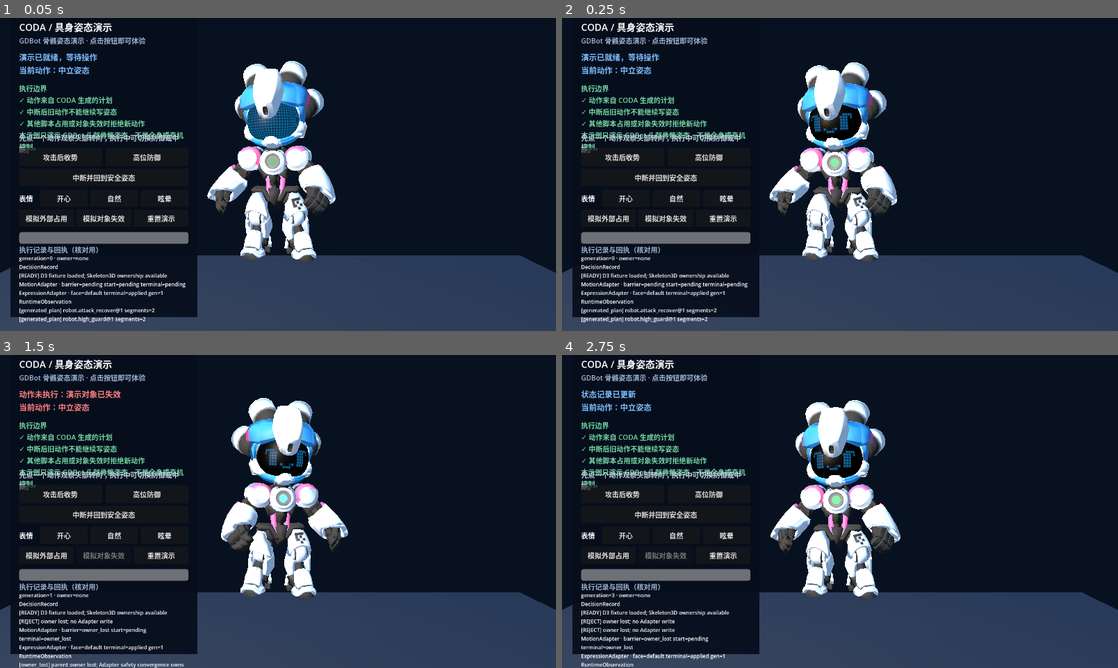
Above: before the commit, frames 1-4 (two rows, left to right).
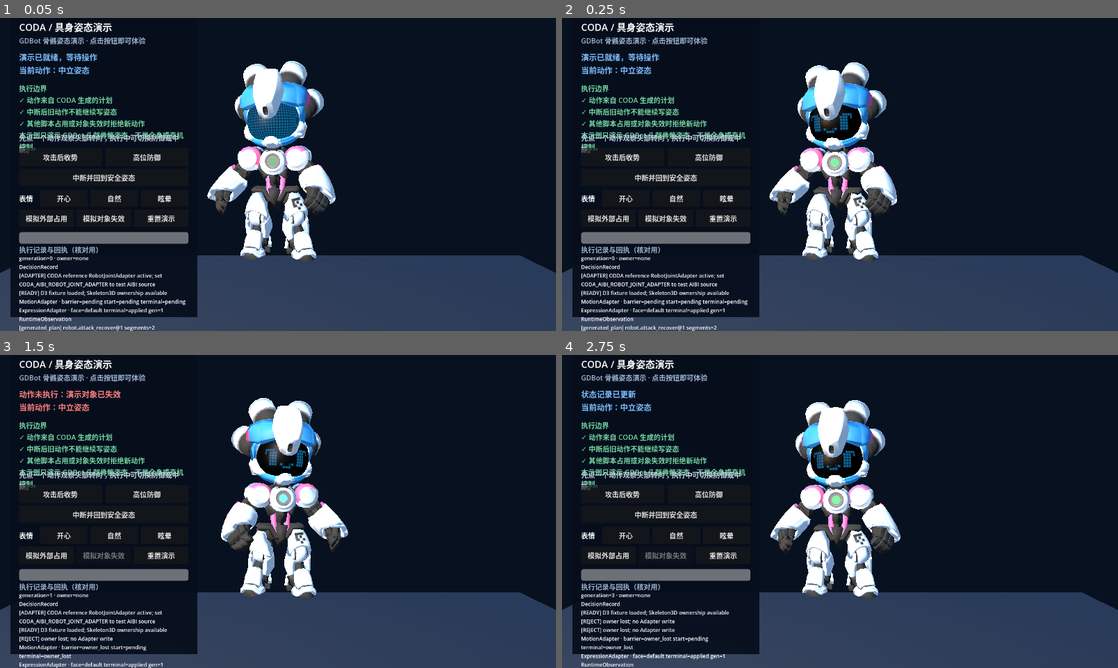
Above: after the commit, the same moments.

Repository: guileen/godot-coda-engine
Game: Godot game, scene res://scenes/d3_skeleton_transition.tscn
Two runs of this game, one before a commit and one after it. Both use one fixed random seed, a clock stepped at 60 frames per second and the inputs below.
Inputs:
- Up to frame 1 (0.05 s): no input
- Up to frame 2 (0.25 s): no input
- Up to frame 3 (1.5 s): click "模拟对象失效" at 0.5 s; tap Enter at 1.25 s; hold D from 1.28 s (still down); tap I at 1.35 s
- Up to frame 4 (2.75 s): tap O at 1.55, 2.1 s; release D at 2.03 s; hold A from 2.03 s (still down); tap I at 2.3 s

The runs differ from the first frame. In frame 1, 1.6% of the frame differs, in the area x 3-34%, y 81-100%; in frame 2, 1.6%; in frame 3, 1.4%; in frame 4, nothing differs.

Commit message:
Connect D3 demo to AIBI robot adapter

Diff:
--- /dev/null
+++ b/demos/d3-skeleton-transition/scripts/coda_aibi_robot_adapter_bridge.gd
@@ -0,0 +1,246 @@
+class_name CodaAibiRobotAdapterBridge
+extends RefCounted
+
+## Adds CODA plan admission and generation ownership around AIBI's public
+## RobotJointAdapter API, then projects its joint state onto the GDBot skeleton.
+## The wrapped adapter remains the trajectory/interruption executor.
+
+signal command_rejected(reason: String)
+signal terminal_receipt(generation: int, state: String)
+
+const JOINT_PROFILE := {
+	"head_pitch": {"min_deg": -15.0, "max_deg": 25.0, "max_speed_deg_s": 90.0},
+	"head_yaw": {"min_deg": -60.0, "max_deg": 60.0, "max_speed_deg_s": 120.0},
+	"head_roll": {"min_deg": -20.0, "max_deg": 20.0, "max_speed_deg_s": 90.0},
+}
+
+var backend: Variant
+var skeleton: Skeleton3D
+var current: Dictionary = {}
+var _generation := -1
+var _plan_id := ""
+var _active_duration_ms := 0.0
+var _elapsed_ms := 0.0
+var _was_executing := false
+var _head_bone := -1
+
+func _init(aibi_adapter: Variant, target_skeleton: Skeleton3D) -> void:
+	backend = aibi_adapter
+	skeleton = target_skeleton
+	if backend == null or skeleton == null:
+		return
+	for joint_name in JOINT_PROFILE:
+		backend.register_joint(
+			joint_name,
+			float(JOINT_PROFILE[joint_name].min_deg),
+			float(JOINT_PROFILE[joint_name].max_deg),
+			float(JOINT_PROFILE[joint_name].max_speed_deg_s)
+		)
+		current[joint_name] = float(backend.get_joint_value(joint_name))
+	_head_bone = skeleton.find_bone("head")
+	_project_head_pose()
+
+func submit_transition_plan(plan: Dictionary, generation: int, tick_hz := 60.0) -> Dictionary:
+	if backend == null:
+		return _reject("aibi_adapter_unavailable")
+	if plan.get("plan_type") != "TransitionPlan" or plan.get("execution_authority") != "adapter_only":
+		return _reject("invalid_transition_plan")
+	var lease: Variant = plan.get("lease", null)
+	if not lease is Dictionary or int(lease.get("generation", -1)) != generation:
+		return _reject("invalid_plan_lease")
+	if generation <= _generation:
+		return _reject("stale_generation")
+	if tick_hz <= 0.0:
+		return _reject("invalid_tick_rate")
+	var segments: Array = plan.get("segments", [])
+	if segments.is_empty():
+		return _reject("empty_transition_plan")
+	var points: Array[Dictionary] = []
+	var elapsed_ticks := 0
+	var previous_end: Dictionary = {}
+	for index in range(segments.size()):
+		var segment: Dictionary = segments[index]
+		var start: Dictionary = segment.get("start", {})
+		var finish: Dictionary = segment.get("end", {})
+		var duration_ticks := int(segment.get("duration_ticks", 0))
+		if duration_ticks <= 0 or not _valid_pose(start) or not _valid_pose(finish) or not _same_joint_set(start, finish):
+			return _reject("invalid_plan_segment_state")
+		if index == 0:
+			if not _pose_matches(start):
+				return _reject("plan_start_state_mismatch")
+			points.append({"t_ms": 0.0, "joints": start.duplicate(true)})
+		elif not _poses_approx_equal(start, previous_end):
+			return _reject("discontinuous_plan_segment")
+		for joint_name in start:
+			var name := String(joint_name)
+			var speed_limit := float(JOINT_PROFILE[name].max_speed_deg_s)
+			var duration_seconds := float(duration_ticks) / tick_hz
+			var speed := absf(float(finish[joint_name]) - float(start[joint_name])) / duration_seconds
+			if speed > speed_limit + 0.001:
+				return _reject("joint_speed_limit:%s" % name)
+		elapsed_ticks += duration_ticks
+		points.append({
+			"t_ms": float(elapsed_ticks) * 1000.0 / tick_hz,
+			"joints": finish.duplicate(true),
+		})
+		previous_end = finish
+	var result: Dictionary = backend.submit_trajectory(points)
+	if not result.get("ok", false):
+		return _reject("aibi_trajectory_rejected:%s" % String(result.get("error", "unknown")))
+	_generation = generation
+	_plan_id = String(plan.get("plan_id", ""))
+	_active_duration_ms = float(points.back().t_ms)
+	_elapsed_ms = 0.0
+	_was_executing = true
+	_sync_from_backend()
+	return {
+		"ok": true,
+		"generation": _generation,
+		"plan_id": _plan_id,
+		"points": points.size(),
+		"duration_ms": _active_duration_ms,
+		"backend": "aibi.robot_joint_adapter",
+	}
+
+func interrupt_to(joint_targets: Dictionary, generation: int, transition_ms := 250) -> Dictionary:
+	if backend == null:
+		return _reject("aibi_adapter_unavailable")
+	if joint_targets.is_empty():
+		return _reject("empty_interrupt_target")
+	if generation <= _generation:
+		return _reject("stale_generation")
+	var duration := maxf(1.0, float(transition_ms))
+	for joint_name in joint_targets:
+		var name := String(joint_name)
+		if not JOINT_PROFILE.has(name):
+			return _reject("interrupt_unknown_joint:%s" % name)
+		var target := float(joint_targets[joint_name])
+		if not _within_joint_bounds(name, target):
+			return _reject("interrupt_joint_limit:%s" % name)
+		var speed := absf(target - float(current.get(name, 0.0))) / (duration / 1000.0)
+		if speed > float(JOINT_PROFILE[name].max_speed_deg_s) + 0.001:
+			return _reject("interrupt_speed_limit:%s" % name)
+	var result: Dictionary = backend.interrupt_to(joint_targets, int(duration))
+	if not result.get("ok", false):
+		return _reject("aibi_interrupt_rejected:%s" % String(result.get("error", "unknown")))
+	_generation = generation
+	_plan_id = "recovery.safe_neutral"
+	_active_duration_ms = duration
+	_elapsed_ms = 0.0
+	_was_executing = true
+	return {"ok": true, "generation": _generation, "transition_ms": duration}
+
+func tick(delta_seconds: float) -> void:
+	if backend == null:
+		return
+	backend.tick(delta_seconds)
+	_sync_from_backend()
+	if _was_executing:
+		_elapsed_ms = minf(_active_duration_ms, _elapsed_ms + maxf(0.0, delta_seconds) * 1000.0)
+		if not backend.is_executing_trajectory():
+			_was_executing = false
+			terminal_receipt.emit(_generation, "completed")
+
+func is_executing() -> bool:
+	return backend != null and backend.is_executing_trajectory()
+
+func progress() -> float:
+	if is_executing():
+		return clampf(_elapsed_ms / maxf(1.0, _active_duration_ms), 0.0, 1.0)
+	return 1.0
+
+func can_start_plan(plan: Dictionary) -> bool:
+	var segments: Array = plan.get("segments", [])
+	return not segments.is_empty() and _pose_matches(segments[0].get("start", {}))
+
+func set_pose(generation: int, pose: Dictionary) -> bool:
+	if backend == null or generation != _generation or not _valid_pose(pose):
+		return false
+	for joint_name in pose:
+		var name := String(joint_name)
+		var result: Dictionary = backend.set_joint_target(name, float(pose[joint_name]))
+		if not result.get("ok", false):
+			return false
+	_sync_from_backend()
+	return true
+
+func reset() -> void:
+	if backend == null:
+		return
+	var neutral := {}
+	for joint_name in JOINT_PROFILE:
+		neutral[joint_name] = 0.0
+	backend.interrupt_to(neutral, 1)
+	for joint_name in neutral:
+		backend.set_joint_target(String(joint_name), 0.0)
+	_generation = -1
+	_plan_id = ""
+	_active_duration_ms = 0.0
+	_elapsed_ms = 0.0
+	_was_executing = false
+	_sync_from_backend()
+
+func last_plan_id() -> String:
+	return _plan_id
+
+func generation() -> int:
+	return _generation
+
+func get_joint_value(joint_name: String) -> float:
+	return float(current.get(joint_name, 0.0))
+
+func _sync_from_backend() -> void:
+	for joint_name in JOINT_PROFILE:
+		current[joint_name] = float(backend.get_joint_value(joint_name))
+	_project_head_pose()
+
+func _project_head_pose() -> void:
+	if skeleton == null or _head_bone < 0:
+		return
+	var euler := Vector3(
+		deg_to_rad(float(current.get("head_pitch", 0.0))),
+		deg_to_rad(float(current.get("head_yaw", 0.0))),
+		deg_to_rad(float(current.get("head_roll", 0.0))),
+	)
+	skeleton.set_bone_pose_rotation(_head_bone, Quaternion.from_euler(euler))
+
+func _pose_matches(pose: Dictionary) -> bool:
+	if not _valid_pose(pose):
+		return false
+	for joint_name in pose:
+		if not is_equal_approx(float(pose[joint_name]), float(current.get(String(joint_name), 0.0))):
+			return false
+	return true
+
+func _valid_pose(pose: Dictionary) -> bool:
+	if pose.is_empty():
+		return false
+	for joint_name in pose:
+		var name := String(joint_name)
+		if not JOINT_PROFILE.has(name) or not is_finite(float(pose[joint_name])) or not _within_joint_bounds(name, float(pose[joint_name])):
+			return false
+	return true
+
+func _within_joint_bounds(joint_name: String, value: float) -> bool:
+	var bounds: Dictionary = JOINT_PROFILE[joint_name]
+	return value >= float(bounds.min_deg) and value <= float(bounds.max_deg)
+
+func _same_joint_set(left: Dictionary, right: Dictionary) -> bool:
+	if left.size() != right.size():
+		return false
+	for joint_name in left:
+		if not right.has(joint_name):
+			return false
+	return true
+
+func _poses_approx_equal(left: Dictionary, right: Dictionary) -> bool:
+	if not _same_joint_set(left, right):
+		return false
+	for joint_name in left:
+		if not is_equal_approx(float(left[joint_name]), float(right[joint_name])):
+			return false
+	return true
+
+func _reject(reason: String) -> Dictionary:
+	command_rejected.emit(reason)
+	return {"ok": false, "error": reason}
--- a/demos/d3-skeleton-transition/scripts/d3_skeleton_transition.gd
+++ b/demos/d3-skeleton-transition/scripts/d3_skeleton_transition.gd
@@ -6,6 +6,7 @@
 const GDBOT_SCENE := preload("res://addons/gdquest_gdbot/gdbot_skin.tscn")
 const EXPRESSION_ADAPTER_SCRIPT := preload("res://scripts/d3_expression_adapter.gd")
 const ROBOT_ADAPTER_SCRIPT := preload("res://scripts/gdbot_robot_adapter.gd")
+const AIBI_ADAPTER_BRIDGE_SCRIPT := preload("res://scripts/coda_aibi_robot_adapter_bridge.gd")
 const SAFE_NEUTRAL_POSE := {"head_pitch": 0.0, "head_yaw": 0.0, "head_roll": 0.0}
 
 var gdbot: Node3D
@@ -79,7 +80,7 @@
 	if intent == "interrupt":
 		_interrupt_to_safe("user_interrupt")
 		return
-	if not plan_loaded:
+	if robot_adapter == null or not plan_loaded:
 		_record_decision("REJECT", "CODA MotionIntent plan unavailable; no Adapter write")
 		_update_panel("red", "REJECTED")
 		return
@@ -207,14 +208,15 @@
 	owner_valid = false
 	_sync_demo_controls()
 	transition_generation += 1
-	robot_adapter.interrupt_to(SAFE_NEUTRAL_POSE, transition_generation, 320)
+	if robot_adapter != null:
+		robot_adapter.interrupt_to(SAFE_NEUTRAL_POSE, transition_generation, 320)
 	adapter_receipt["barrier"] = "owner_lost"
 	adapter_receipt["terminal"] = "owner_lost"
 	_record_observation("owner_lost", "parent owner lost; Adapter safety convergence owns the only remaining writer")
 	_update_panel("red", "OWNER LOST")
 
 func apply_transition_sample(generation: int, pose: Vector3) -> bool:
-	if not owner_valid or generation != transition_generation:
+	if robot_adapter == null or not owner_valid or generation != transition_generation:
 		_record_decision("STALE_REJECT", "generation=%d cannot write current generation=%d" % [generation, transition_generation])
 		return false
 	return robot_adapter.set_pose(generation, {"head_pitch": pose.x, "head_yaw": pose.y, "head_roll": pose.z})
@@ -246,7 +248,18 @@
 
 
 func _build_robot_adapter() -> void:
-	robot_adapter = ROBOT_ADAPTER_SCRIPT.new(skeleton)
+	var aibi_adapter_path := OS.get_environment("CODA_AIBI_ROBOT_JOINT_ADAPTER")
+	if not aibi_adapter_path.is_empty():
+		var aibi_adapter_script: Variant = load(aibi_adapter_path)
+		if aibi_adapter_script == null:
+			push_error("CODA_AIBI_ROBOT_JOINT_ADAPTER could not be loaded: %s" % aibi_adapter_path)
+			return
+		var aibi_adapter: Variant = aibi_adapter_script.new()
+		robot_adapter = AIBI_ADAPTER_BRIDGE_SCRIPT.new(aibi_adapter, skeleton)
+		_record_decision("ADAPTER", "AIBI RobotJointAdapter connected through CODA lease/plan bridge")
+	else:
+		robot_adapter = ROBOT_ADAPTER_SCRIPT.new(skeleton)
+		_record_decision("ADAPTER", "CODA reference RobotJointAdapter active; set CODA_AIBI_ROBOT_JOINT_ADAPTER to test AIBI source")
 	robot_adapter.command_rejected.connect(func(reason: String): _record_decision("ADAPTER_REJECT", reason))
 	robot_adapter.terminal_receipt.connect(_on_adapter_terminal)
 
--- a/demos/d3-skeleton-transition/tests/d3_skeleton_transition_smoke.gd
+++ b/demos/d3-skeleton-transition/tests/d3_skeleton_transition_smoke.gd
@@ -24,6 +24,11 @@
 	var plans: Dictionary = instance.get("motion_plans")
 	_check(plans.has("robot.attack_recover@1") and plans.has("robot.high_guard@1"), "both CODA motion intents must have generated TransitionPlans")
 	var adapter = instance.get("robot_adapter")
+	var configured_aibi_path := OS.get_environment("CODA_AIBI_ROBOT_JOINT_ADAPTER")
+	if not configured_aibi_path.is_empty():
+		var wrapped_aibi_adapter: Variant = adapter.get("backend") if adapter != null else null
+		_check(wrapped_aibi_adapter != null, "configured AIBI source must be the active trajectory backend")
+		_check(wrapped_aibi_adapter != null and String(wrapped_aibi_adapter.get_script().resource_path) == configured_aibi_path, "D3 must load the exact configured AIBI RobotJointAdapter source")
 	var initial_generation := int(instance.get("transition_generation"))
 	instance.attack_button.pressed.emit()
 	_check(instance.reset_button.disabled, "reset button must not interrupt a live transition by teleporting the pose")
@@ -76,7 +81,7 @@
 	_check(String(instance.get("adapter_receipt").get("terminal", "")) == "owner_lost", "owner loss must close an owner_lost terminal receipt")
 	instance.queue_free()
 	if failures.is_empty():
-		print("D3 generated TransitionPlan → Adapter → Skeleton3D smoke passed")
+		print("D3 generated TransitionPlan → Adapter → Skeleton3D smoke passed (AIBI source active: %s)" % str(not configured_aibi_path.is_empty()))
 		quit(0)
 	else:
 		for failure in failures:
Not shown, changed: demos/d3-skeleton-transition/README.md
